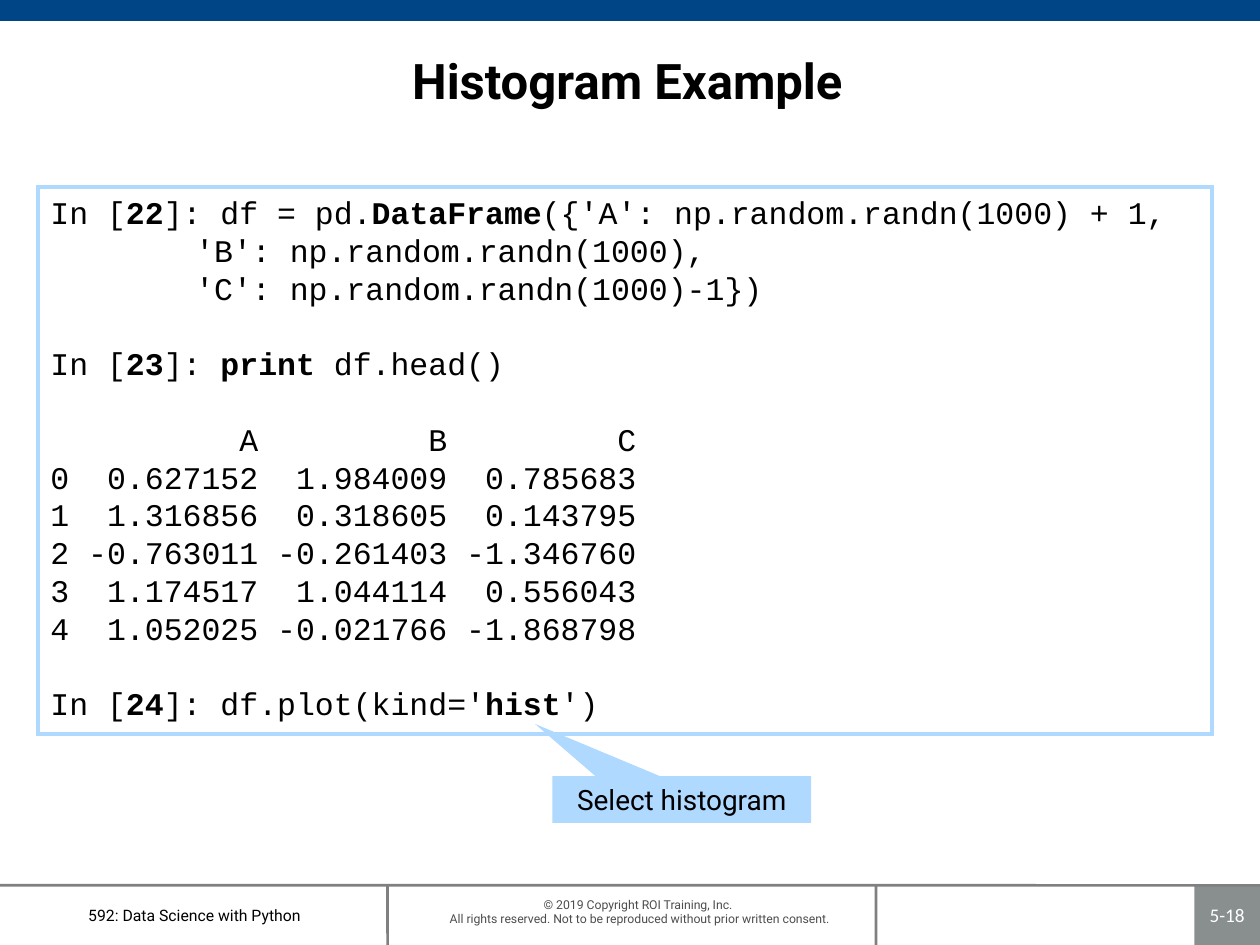
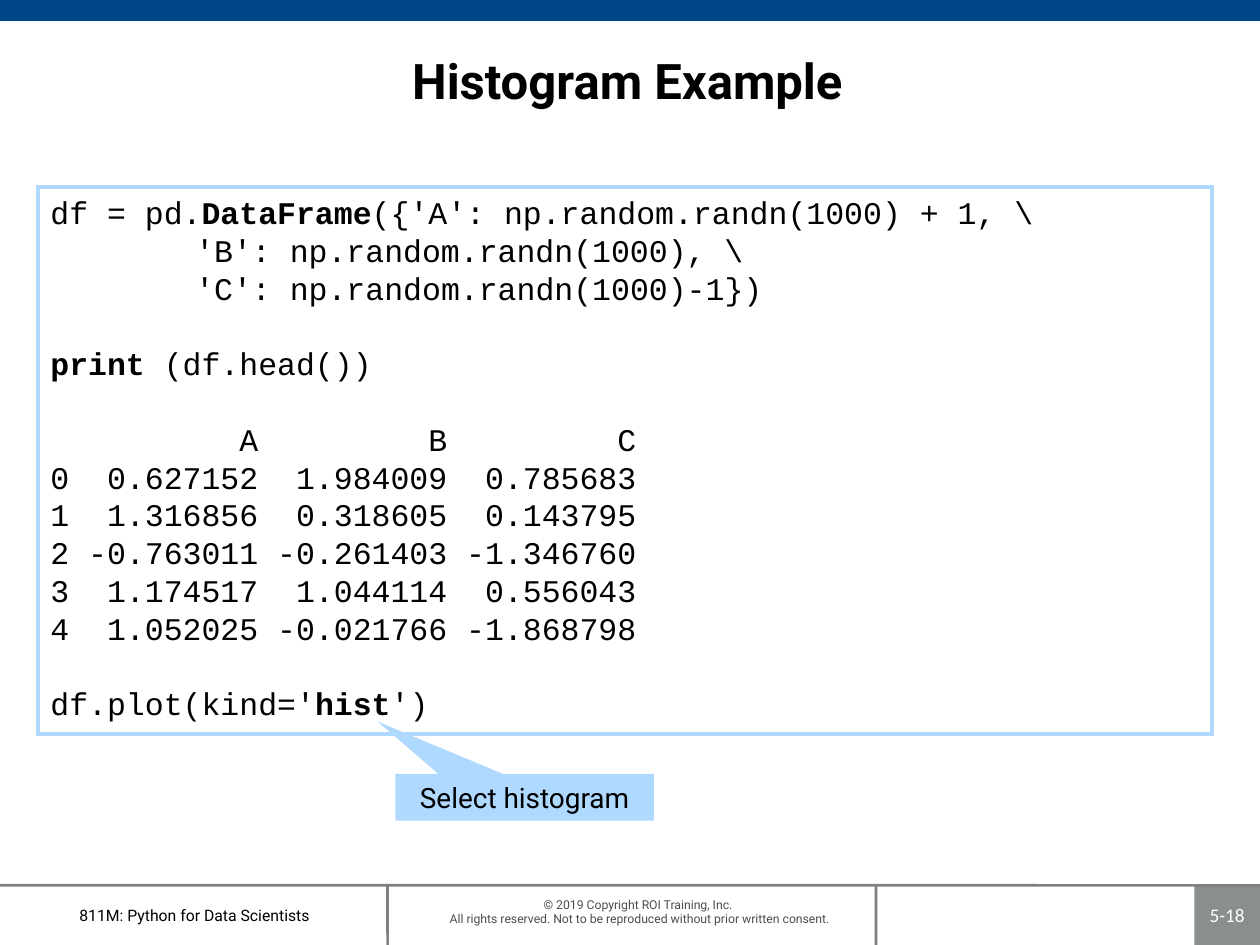
Before and after one commit to roitraining/PythonML, a slide deck: slide 18 of 811M-Ch05_PlottingAndVisualization.pptx. Drawn at 1260x945 pixels with LibreOffice and Linux fonts; fonts in the diff are those of the drawing; background and template pictures are left out. Boxes give left, top, right and bottom in pixels: in the first picture for what was removed or moved away, otherwise in the second. Text is boxed around its words. In the diff, an @@ line names an element or a change of style, - is before the commit and + after.

```diff
--- a/811M-Ch05_PlottingAndVisualization.pptx
+++ b/811M-Ch05_PlottingAndVisualization.pptx
@@ text in rectangle at [50, 201, 996, 269]: text changed @@
-In [22]: df = pd.DataFrame({'A': np.random.randn(1000) + 1,
-'B': np.random.randn(1000),
+df = pd.DataFrame({'A': np.random.randn(1000) + 1, \
+'B': np.random.randn(1000), \
@@ text in rectangle at [50, 353, 372, 382]: text changed @@
-In [23]: print df.head()
+print (df.head())
@@ text in rectangle at [50, 693, 428, 725]: text changed @@
-In [24]: df.plot(kind='hist')
+df.plot(kind='hist')
@@ speech box "Select histogram": place and size @@
-speech box "Select histogram" at [553, 776, 811, 823]
+speech box "Select histogram" at [396, 774, 654, 820]
@@ text at [79, 909, 310, 925]: text changed @@
-592: Data Science with Python
+811M: Python for Data Scientists
```
Also in this commit, not shown: 27 other slides changed.
